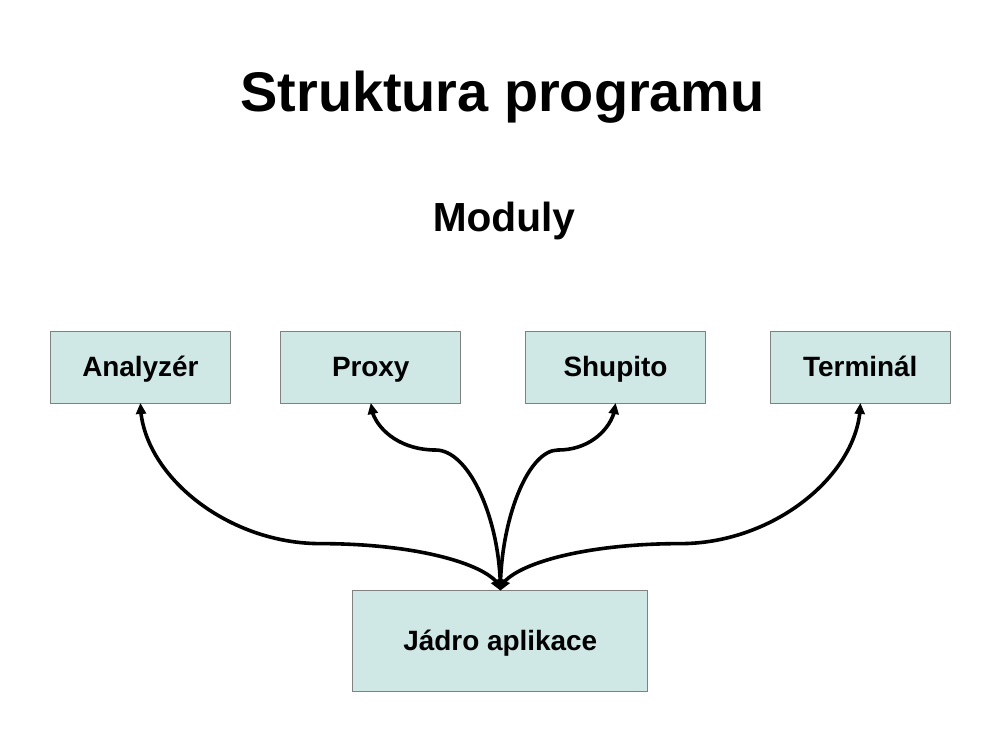
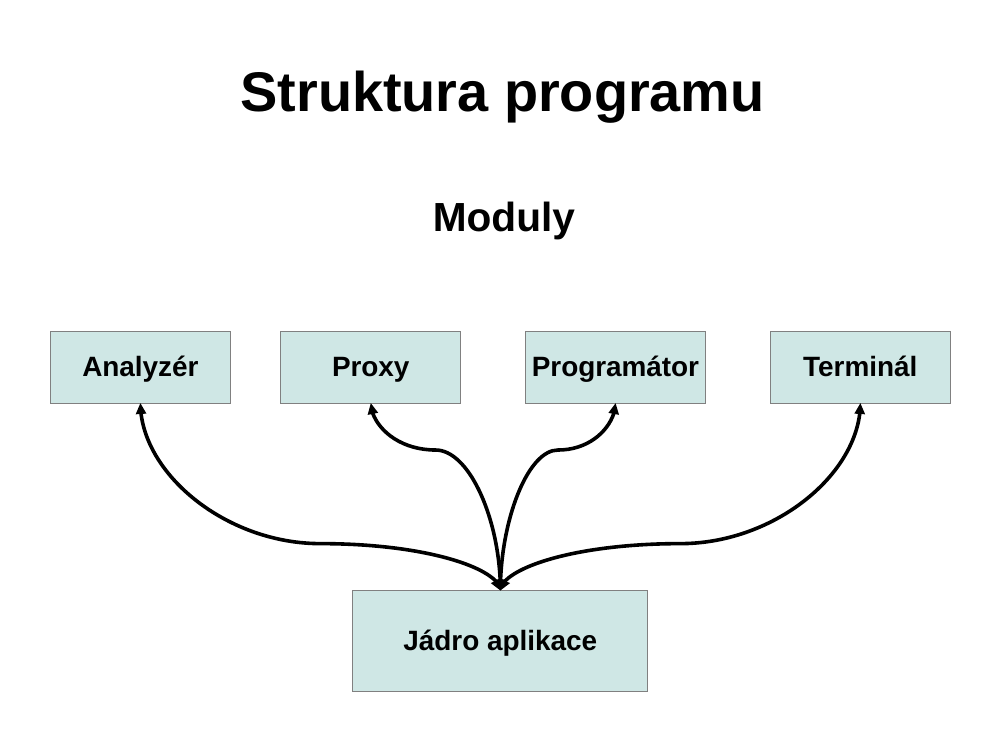
Before and after one commit to Tasssadar/soc, a slide deck: slide 5 of prezentace.odp. Drawn at 1008x756 pixels with LibreOffice and Linux fonts; fonts in the diff are those of the drawing; background and template pictures are left out. Boxes give left, top, right and bottom in pixels: in the first picture for what was removed or moved away, otherwise in the second. Text is boxed around its words. In the diff, an @@ line names an element or a change of style, - is before the commit and + after.

```diff
--- a/prezentace.odp
+++ b/prezentace.odp
@@ text in rectangle at <box>532,355,699,381</box>: text changed @@
-Shupito
+Programátor
```
Also in this commit, not shown: 5 other slides changed, 2 other files.
